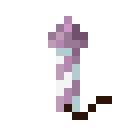
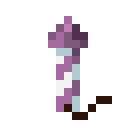
Revision of a layered (128, 128) image; what changed, layer by layer:
hid "Layer 1" over bbox(48, 32, 64, 112)
